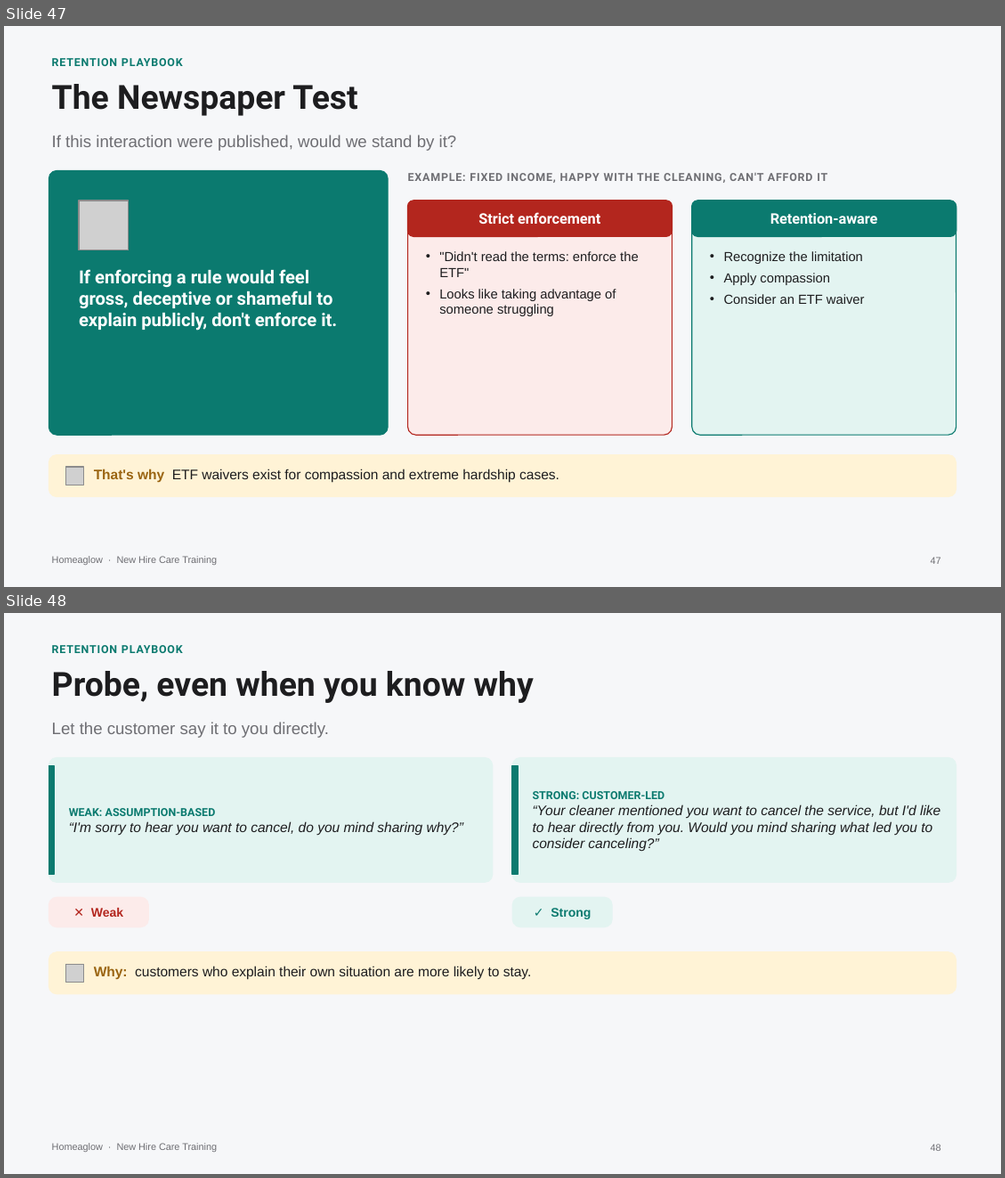
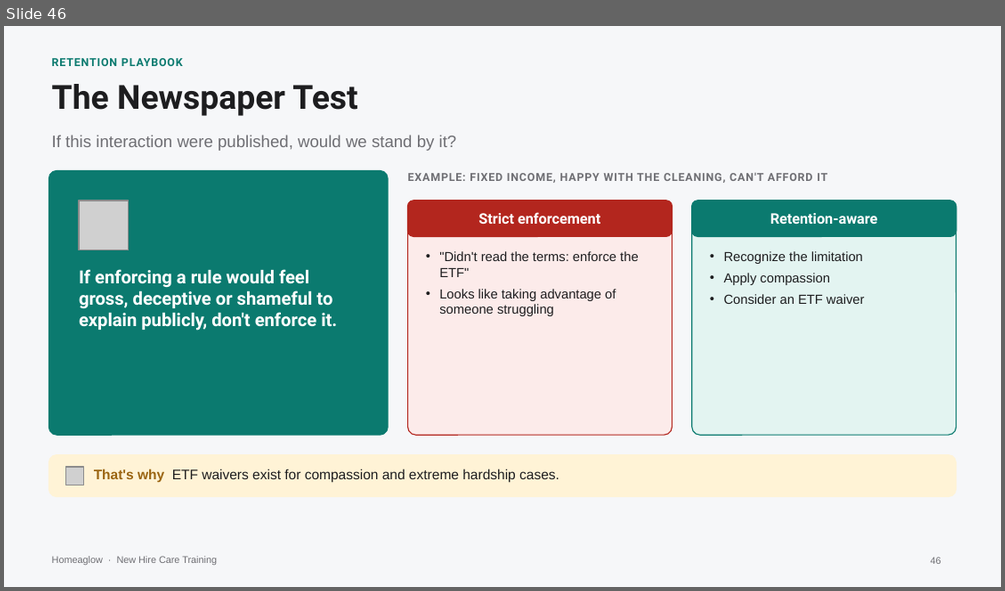
Before and after one commit to anjulimichelle/training, a slide deck: retention-membership-cancellation/retention-membership-cancellation.pptx. Shown one above the other, each under a label of ours: slides 47 and 48 before the commit, slide 46 after it. The pictures are 1005x1178 and 1005x591 pixels, drawn with LibreOffice and Linux fonts; fonts in the diff are those of the drawing; grey boxes stand for pictures. Boxes give left, top, right and bottom in pixels: in the first picture for what was removed or moved away, otherwise in the second. Text is boxed around its words. In the diff, an @@ line names an element or a change of style, - is before the commit and + after.

```diff
--- a/retention-membership-cancellation/retention-membership-cancellation.pptx
+++ b/retention-membership-cancellation/retention-membership-cancellation.pptx
@@ slide 48 removed at box(4, 613, 1001, 1174), background #F6F7F9; not listed: 1 template element that a slide beside it also shows @@
@@ text removed at box(52, 645, 183, 653) @@
-RETENTION PLAYBOOK
@@ text removed at box(52, 671, 534, 703) @@
-Probe, even when you know why
@@ text removed at box(52, 722, 329, 738) @@
-Let the customer say it to you directly.
@@ rounded rectangle removed at box(48, 757, 493, 882) @@
@@ rectangle removed at box(48, 765, 54, 874) @@
@@ rounded rectangle removed at box(512, 757, 956, 882) @@
@@ rectangle removed at box(512, 765, 518, 874) @@
@@ text removed at box(533, 791, 940, 852) @@
-STRONG: CUSTOMER-LED
-“Your cleaner mentioned you want to cancel the service, but I'd like to hear directly from you. Would you mind sharing what led you to consider canceling?”
@@ text removed at box(69, 821, 463, 835) @@
-WEAK: ASSUMPTION-BASED
-“I'm sorry to hear you want to cancel, do you mind sharing why?”
@@ rounded rectangle removed at box(48, 897, 148, 927) @@
-✕ Weak
@@ rounded rectangle removed at box(512, 897, 612, 927) @@
-✓ Strong
@@ rounded rectangle removed at box(48, 952, 956, 994) @@
@@ picture removed at box(65, 964, 84, 981) @@
@@ text removed at box(94, 965, 532, 980) @@
-Why: customers who explain their own situation are more likely to stay.
@@ page number removed at box(930, 1143, 941, 1151) @@
-48
@@ what was slide 47 is now slide 46 @@
@@ page number at box(930, 556, 941, 564): text changed @@
-47
+46
```
Also in this commit, not shown: 6 slides changed, 1 other slide removed, 1 other file.
